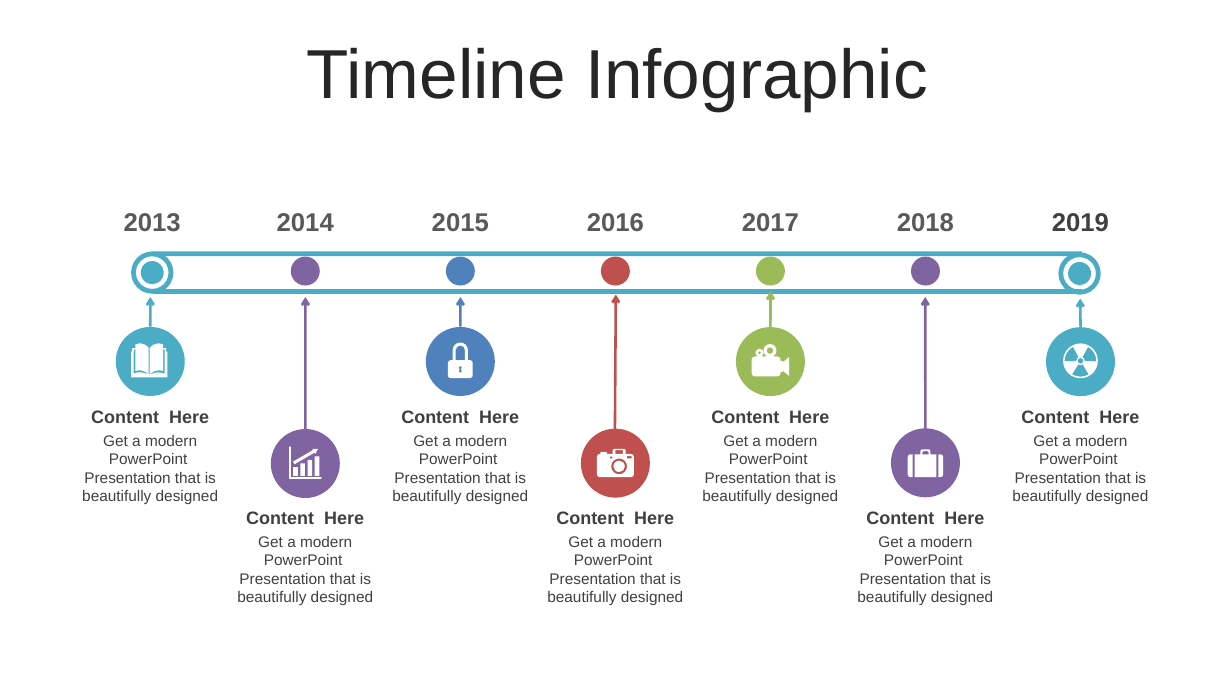
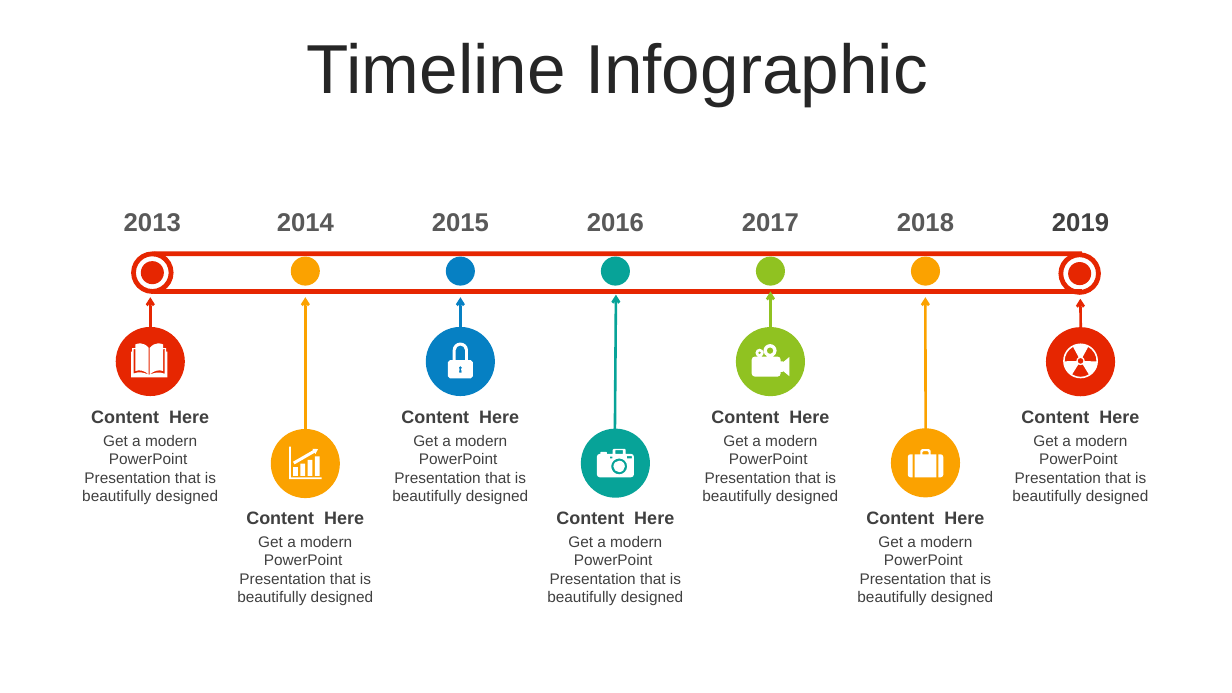
Before and after one commit to thanhlongvl/sportdemo, a slide deck: slide 18 of industry 4.0-Revolution-PowerPoint-Templates.pptx (slide 21 before the commit). Drawn at 1232x693 pixels with LibreOffice and Linux fonts; fonts in the diff are those of the drawing. Boxes give left, top, right and bottom in pixels: in the first picture for what was removed or moved away, otherwise in the second. Text is boxed around its words. In the diff, an @@ line names an element or a change of style, - is before the commit and + after.

```diff
--- a/industry 4.0-Revolution-PowerPoint-Templates.pptx
+++ b/industry 4.0-Revolution-PowerPoint-Templates.pptx
@@ text "Timeline Infographic" at (307,42,928,106): line spacing 1 to 0.9; more space between paragraphs @@
@@ ellipse at (446,257,475,286): fill #4F81BD to #0680C3 @@
@@ ellipse at (601,257,629,286): fill #C0504D to #07A398 @@
@@ ellipse at (756,257,785,286): fill #9BBB59 to #90C221 @@
@@ freeform shape removed at (151,298,151,327) @@
@@ arrow added from (151, 327) to (151, 298), #E62601 2 pt @@
@@ freeform shape removed at (305,298,305,436) @@
@@ arrow added from (305, 436) to (305, 298), #FBA200 2 pt @@
@@ freeform shape removed at (460,298,460,327) @@
@@ arrow added from (460, 327) to (460, 298), #0680C3 2 pt @@
@@ arrow added from (615, 433) to (616, 295), #07A398 2 pt @@
@@ freeform shape removed at (616,295,616,433) @@
@@ freeform shape removed at (771,291,771,326) @@
@@ arrow added from (771, 327) to (771, 291), #90C221 2 pt @@
@@ freeform shape removed at (925,298,925,436) @@
@@ arrow added from (926, 436) to (926, 298), #FBA200 2 pt @@
@@ freeform shape removed at (1080,299,1080,327) @@
@@ arrow added from (1081, 327) to (1080, 299), #E62601 2 pt @@
@@ fill #4BACC6 to #E62601 in 8 elements at (131,251,174,294), (140,262,164,285), (153,251,1082,256), (153,289,1082,294), (1059,252,1102,295), (1068,262,1092,286), (1046,327,1116,396), (116,327,185,396) @@
@@ ellipse at (426,327,495,396): fill #4F81BD to #0680C3 @@
@@ ellipse at (736,327,805,396): fill #9BBB59 to #90C221 @@
@@ outline redrawn in 7 elements at (289,446,322,479), (1064,344,1099,379), (597,449,634,478), (751,344,789,376), (448,343,473,379), (908,449,943,477), (131,344,167,378) @@
@@ ellipse at (581,429,651,498): fill #C0504D to #07A398 @@
@@ fill #8064A2 to #FBA200 in 4 elements at (911,257,940,286), (291,257,320,286), (271,429,340,498), (891,429,960,498) @@
```
Also in this commit, not shown: 52 other slides changed, 4 slides added, 3 slides removed.
